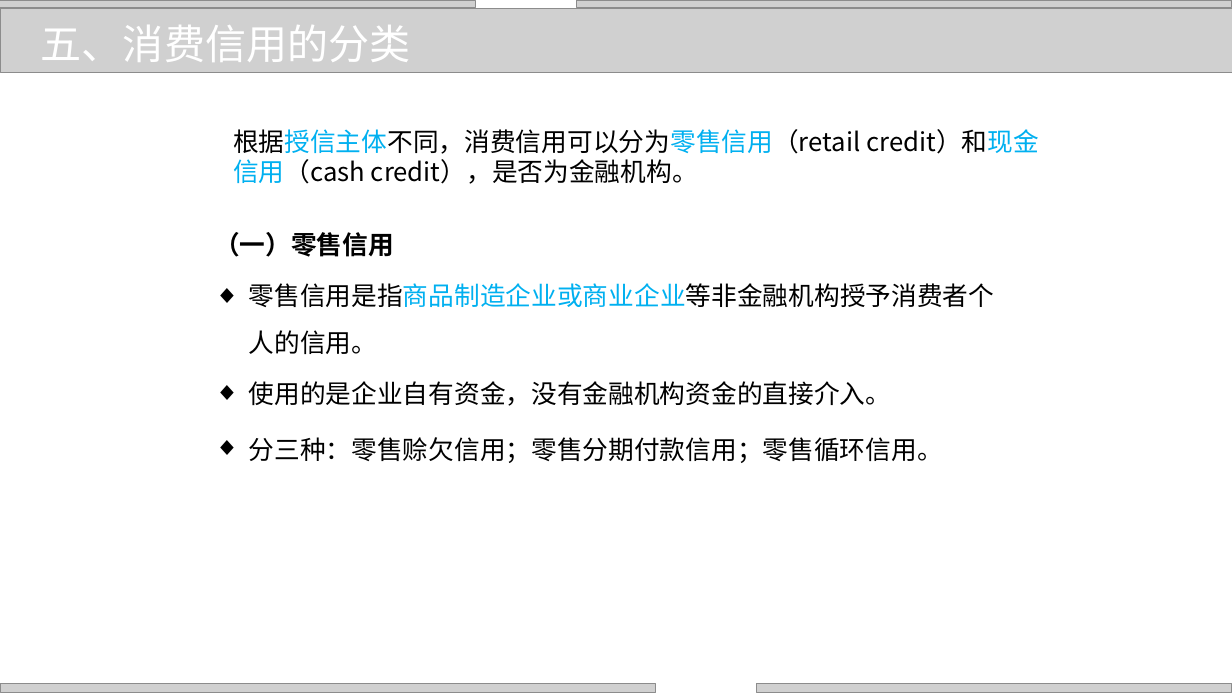
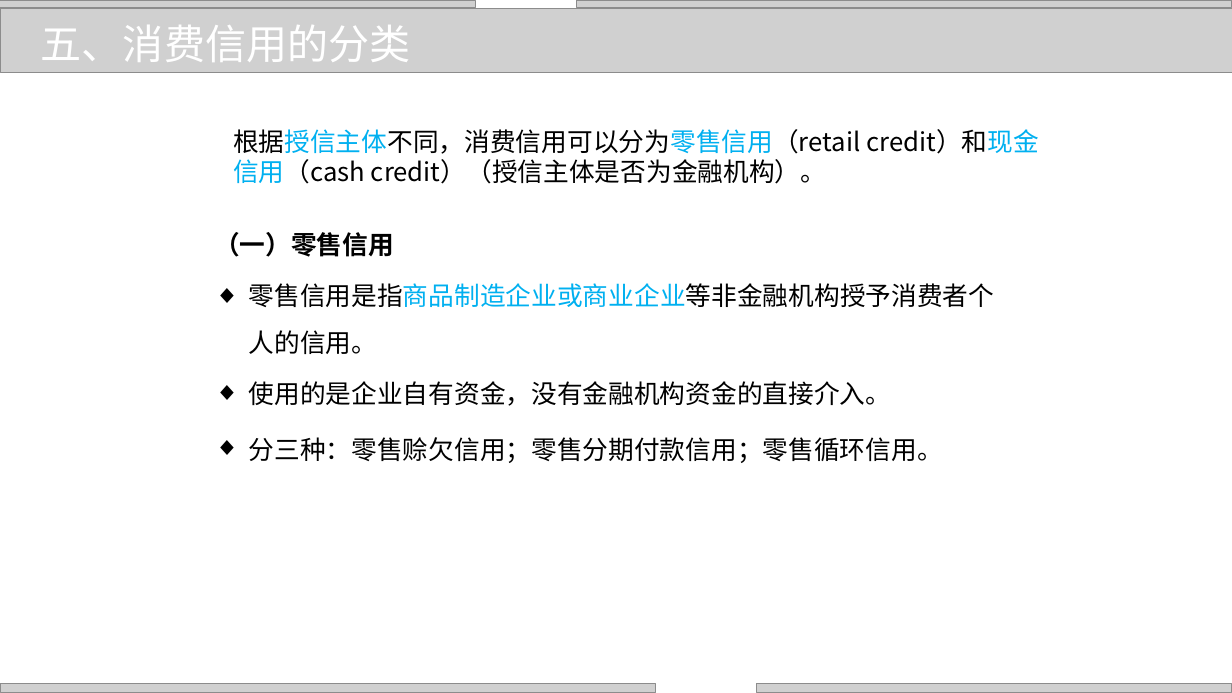
Before and after one commit to zhangjianzhang/internet_credit, a slide deck: slide 11 of files/slides/lecture_14.pptx. Drawn at 1232x693 pixels with LibreOffice and Linux fonts; fonts in the diff are those of the drawing; grey boxes stand for pictures; background and template pictures are left out. Boxes give left, top, right and bottom in pixels: in the first picture for what was removed or moved away, otherwise in the second. Text is boxed around its words. In the diff, an @@ line names an element or a change of style, - is before the commit and + after.

```diff
--- a/files/slides/lecture_14.pptx
+++ b/files/slides/lecture_14.pptx
@@ text at (233, 129, 1039, 184): text changed @@
-根据授信主体不同，消费信用可以分为零售信用（retail credit）和现金信用（cash credit），是否为金融机构。
+根据授信主体不同，消费信用可以分为零售信用（retail credit）和现金信用（cash credit）（授信主体是否为金融机构）。
```
Also in this commit, not shown: 6 other slides changed, 6 other files.
